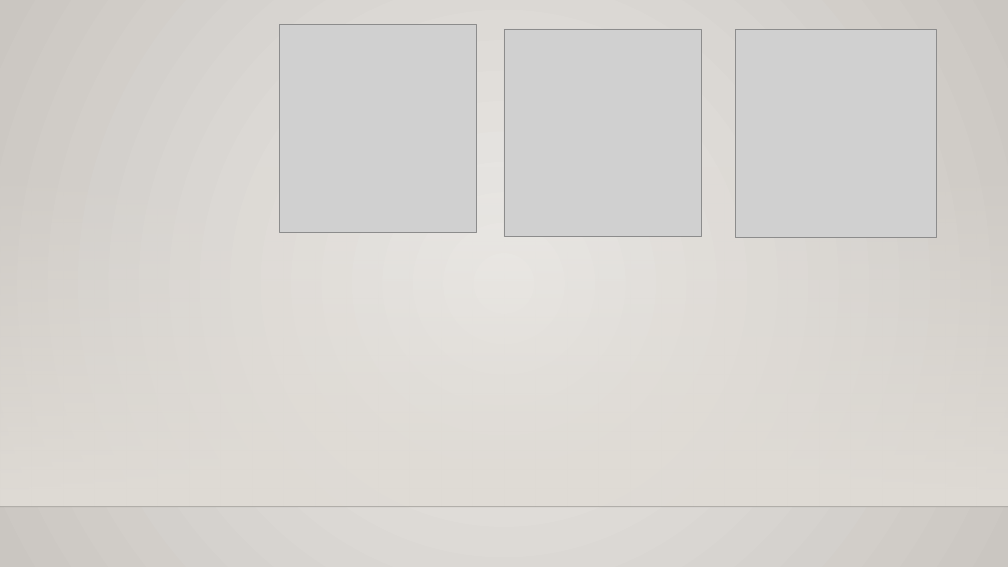
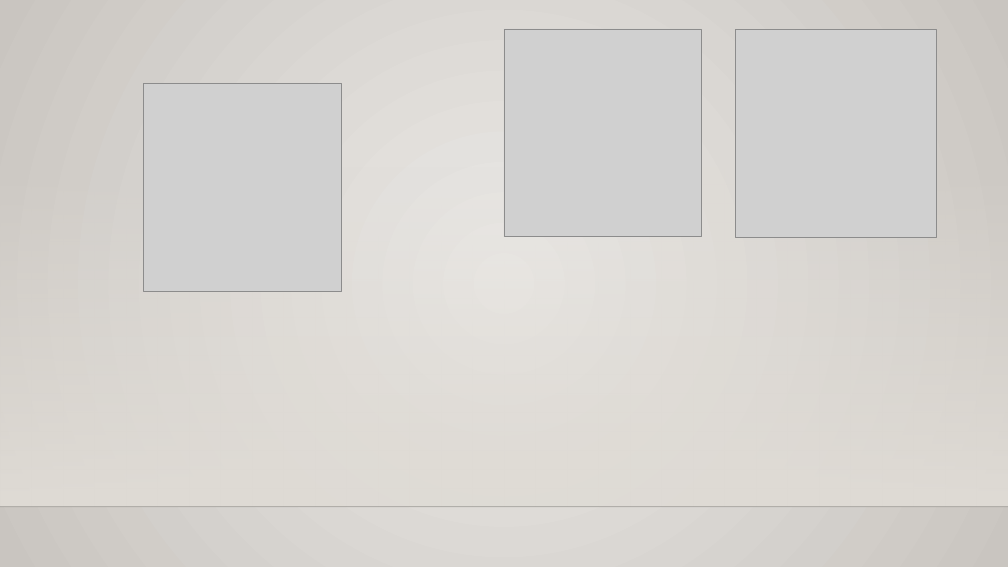
Before and after one commit to MatthieuPettex/Projet_Majeure, a slide deck: slide 20 of Dépixelisation-support-oral.pptx (slide 18 before the commit). Drawn at 1008x567 pixels with LibreOffice and Linux fonts; fonts in the diff are those of the drawing; grey boxes stand for pictures; background and template pictures are left out. Boxes give left, top, right and bottom in pixels: in the first picture for what was removed or moved away, otherwise in the second. Text is boxed around its words. In the diff, an @@ line names an element or a change of style, - is before the commit and + after.

```diff
--- a/Dépixelisation-support-oral.pptx
+++ b/Dépixelisation-support-oral.pptx
@@ background gradient #ECEAE7 to #CAC7C1 to gradient #EBE9E6 to #C9C5C0 @@
@@ picture: place and size @@
-picture at box(279, 25, 476, 233)
+picture at box(144, 83, 341, 291)
```
Also in this commit, not shown: 15 other slides changed, 4 slides added, 2 slides removed.
